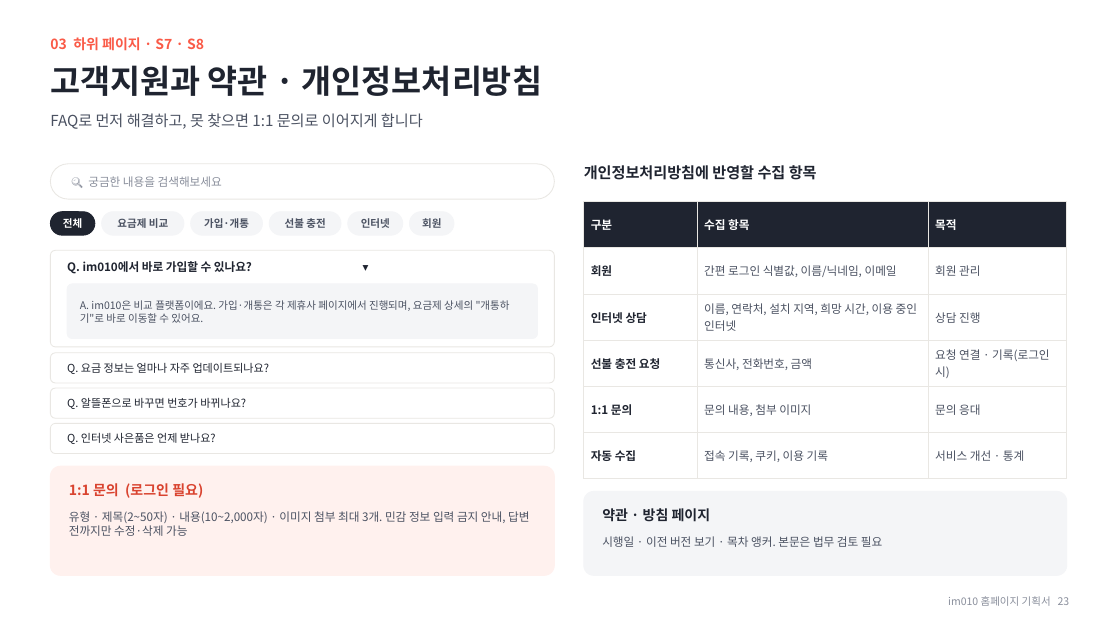
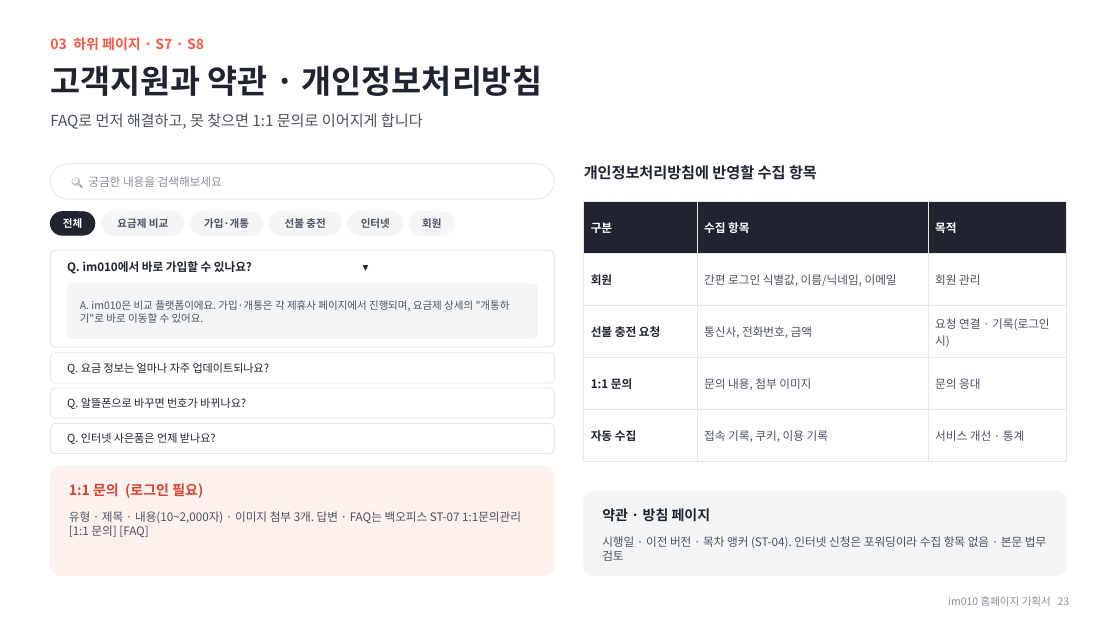
Before and after one commit to chlee-oss/im010, a slide deck: slide 23 of im010_기획서.pptx. Drawn at 1120x630 pixels with LibreOffice and Linux fonts; fonts in the diff are those of the drawing. Boxes give left, top, right and bottom in pixels: in the first picture for what was removed or moved away, otherwise in the second. Text is boxed around its words. In the diff, an @@ line names an element or a change of style, - is before the commit and + after.

```diff
--- a/im010_기획서.pptx
+++ b/im010_기획서.pptx
@@ table at [584,202,1067,446] @@
-row 3: 인터넷 상담 | 이름, 연락처, 설치 지역, 희망 시간, 이용 중인 인터넷 | 상담 진행
@@ text at [69,511,521,537]: text changed @@
-유형 · 제목(2~50자) · 내용(10~2,000자) · 이미지 첨부 최대 3개. 민감 정보 입력 금지 안내, 답변 전까지만 수정·삭제 가능
+유형 · 제목 · 내용(10~2,000자) · 이미지 첨부 3개. 답변 · FAQ는 백오피스 ST-07 1:1문의관리 [1:1 문의] [FAQ]
@@ text at [602,536,1046,561]: text changed @@
-시행일 · 이전 버전 보기 · 목차 앵커. 본문은 법무 검토 필요
+시행일 · 이전 버전 · 목차 앵커 (ST-04). 인터넷 신청은 포워딩이라 수집 항목 없음 · 본문 법무 검토
```
Also in this commit, not shown: 18 other slides changed, 3 slides added, 2 slides removed.
